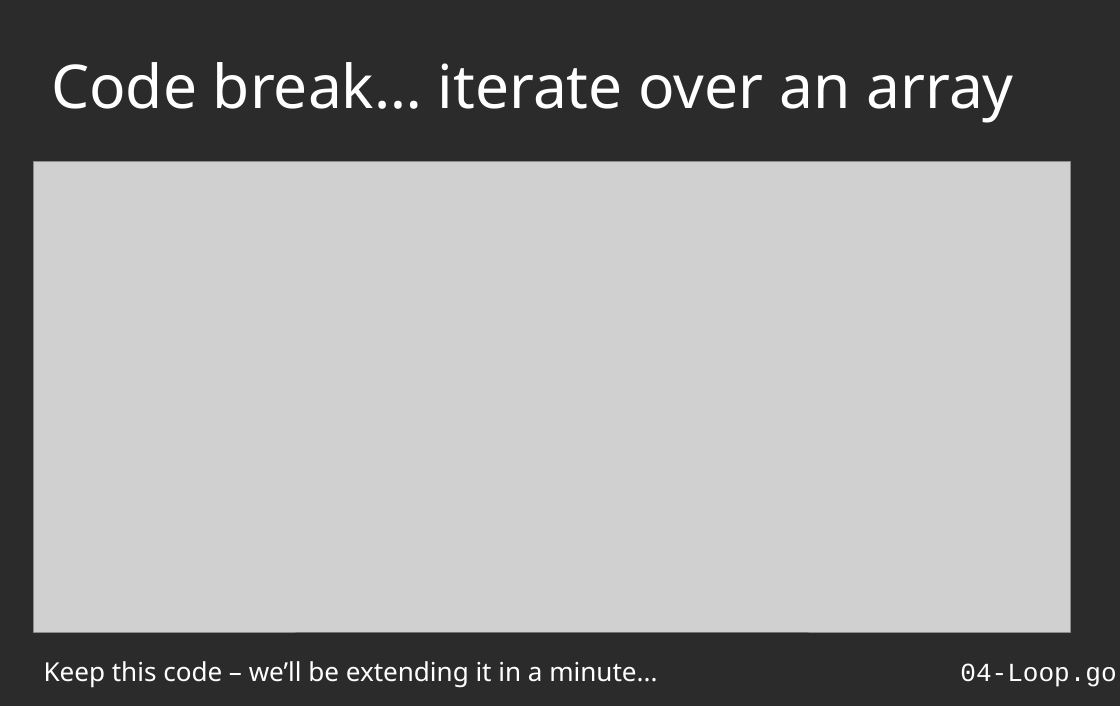
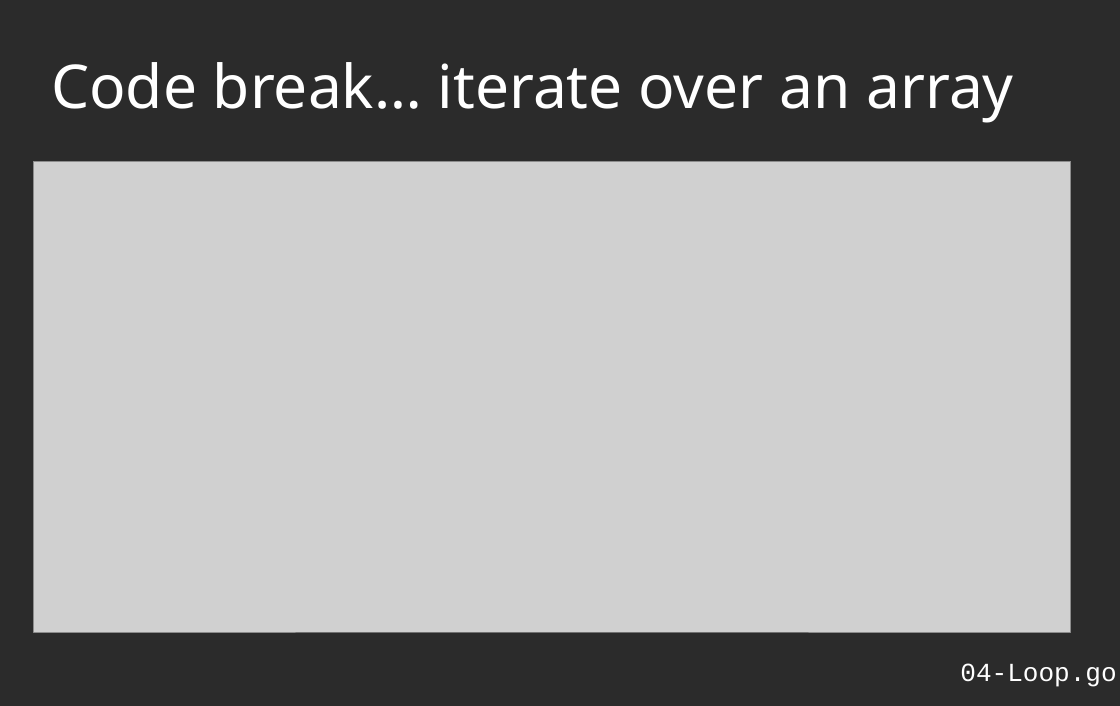
Before and after one commit to kgolding/present-go-intro, a slide deck: slide 13 of Go-Introduction.odp. Drawn at 1120x706 pixels with LibreOffice and Linux fonts; fonts in the diff are those of the drawing; grey boxes stand for pictures; background and template pictures are left out; a plain dark background stands for a picture behind light text. Boxes give left, top, right and bottom in pixels: in the first picture for what was removed or moved away, otherwise in the second. Text is boxed around its words. In the diff, an @@ line names an element or a change of style, - is before the commit and + after.

```diff
--- a/Go-Introduction.odp
+++ b/Go-Introduction.odp
@@ text removed at (44,661,657,688) @@
-Keep this code – we’ll be extending it in a minute...
```
Also in this commit, not shown: 1 other slide changed, 3 slides added, 3 other files.
